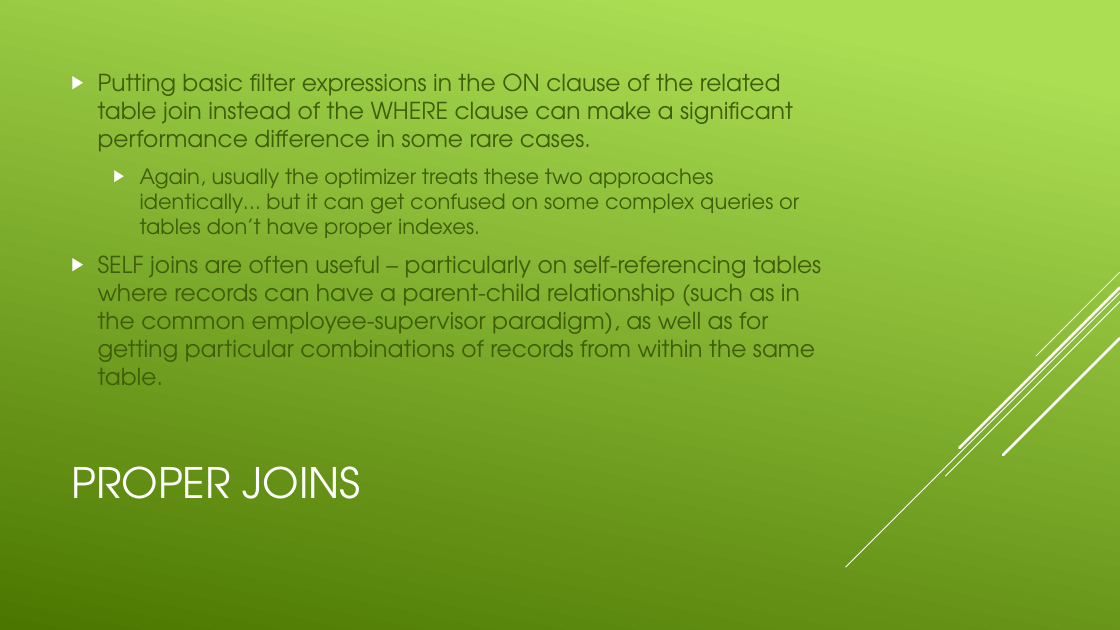
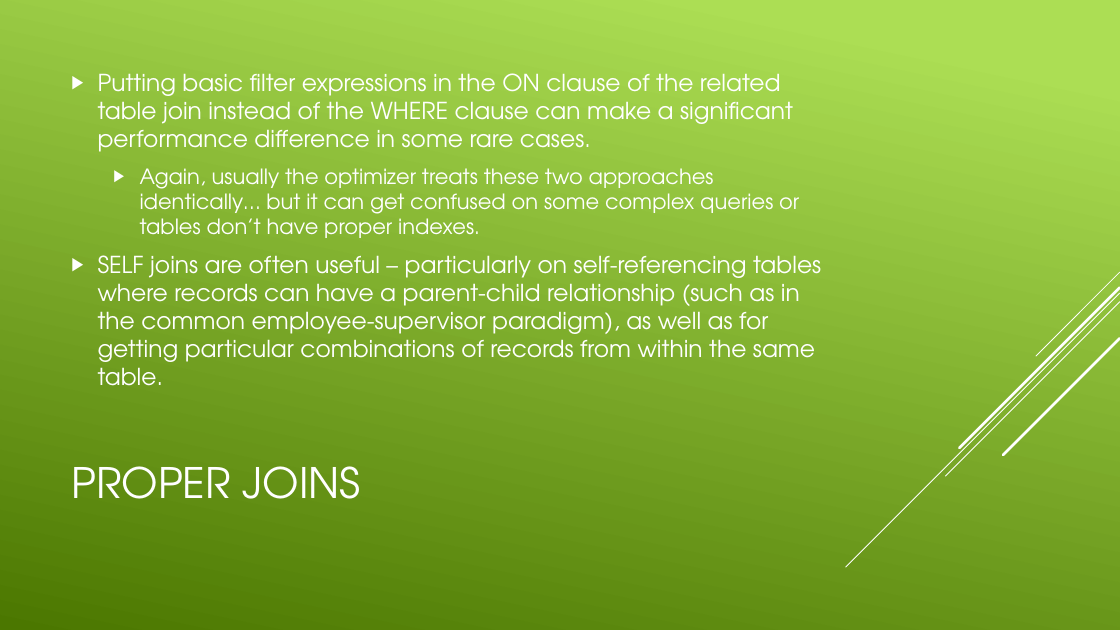
Before and after one commit to CodePro-JHenry/SQLOptimize, a slide deck: slide 23 of Presentations/Week 1.pptx. Drawn at 1120x630 pixels with LibreOffice and Linux fonts; fonts in the diff are those of the drawing. Boxes give left, top, right and bottom in pixels: in the first picture for what was removed or moved away, otherwise in the second. Text is boxed around its words. In the diff, an @@ line names an element or a change of style, - is before the commit and + after.

```diff
--- a/Presentations/Week 1.pptx
+++ b/Presentations/Week 1.pptx
@@ text "Putting basic filter expressions in ..." at (x1=98, y1=73, x2=821, y2=386): text colour #3E5E08 to #FFFFFF @@
```
Also in this commit, not shown: 23 other slides changed, 24 other files.
